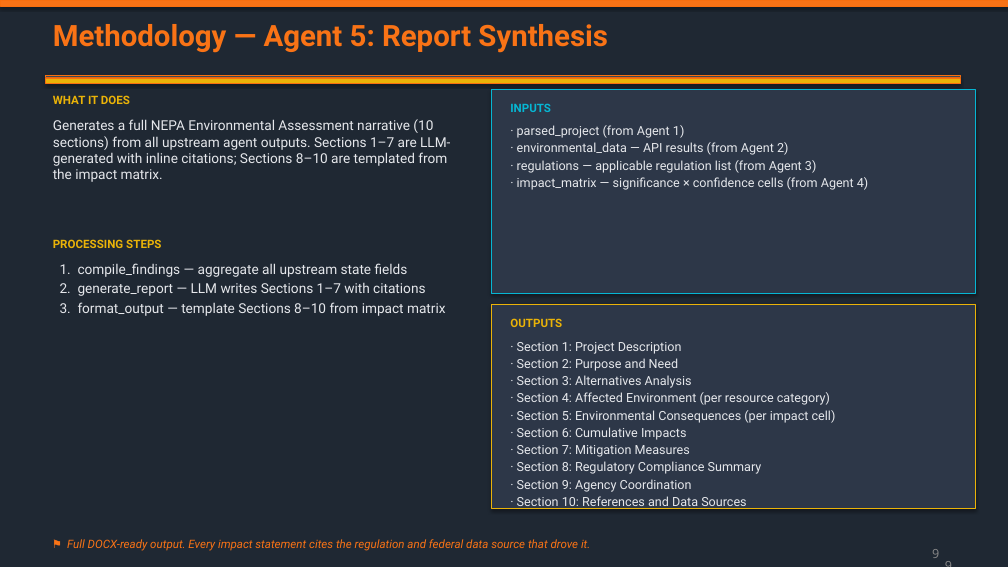
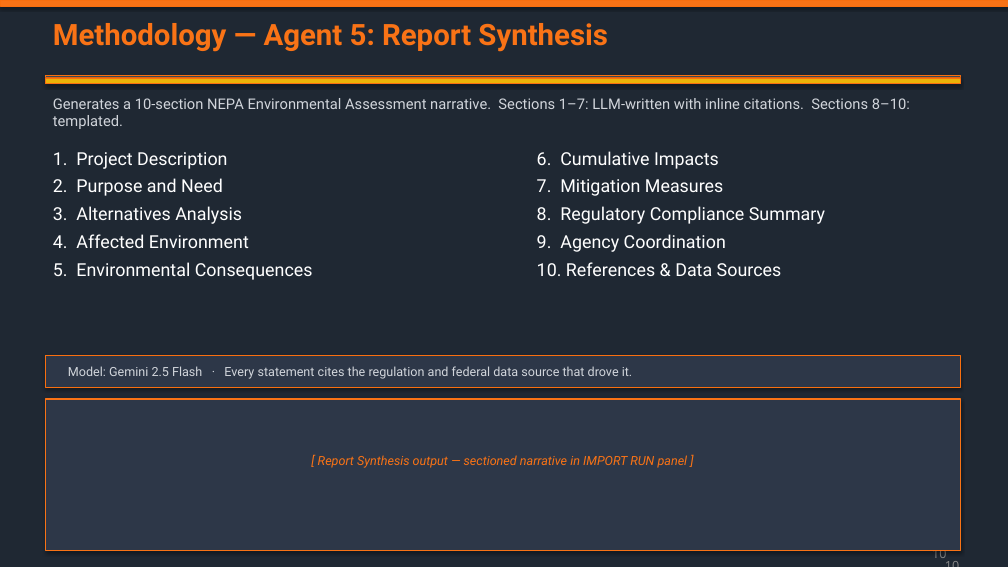
Before and after one commit to sandjman56/hackathon, a slide deck: slide 10 of EIA_Agent_System_Presentation.pptx (slide 9 before the commit). Drawn at 1008x567 pixels with LibreOffice and Linux fonts; fonts in the diff are those of the drawing. Boxes give left, top, right and bottom in pixels: in the first picture for what was removed or moved away, otherwise in the second. Text is boxed around its words. In the diff, an @@ line names an element or a change of style, - is before the commit and + after.

```diff
--- a/EIA_Agent_System_Presentation.pptx
+++ b/EIA_Agent_System_Presentation.pptx
@@ rectangle removed at (492,89,975,293) @@
@@ text at (53,98,910,129): text changed; size 13 to 14 pt; text colour #E5E7EB to #D1D5DB @@
-Generates a full NEPA Environmental Assessment narrative (10 sections) from all upstream agent outputs. Sections 1–7 are LLM-generated with inline citations; Sections 8–10 are templated from the impact matrix.
+Generates a 10-section NEPA Environmental Assessment narrative. Sections 1–7: LLM-written with inline citations. Sections 8–10: templated.
@@ text removed at (53,95,130,104) @@
-WHAT IT DOES
@@ text removed at (510,104,551,112) @@
-INPUTS
@@ text removed at (517,125,868,190) @@
-· parsed_project (from Agent 1)
-· environmental_data — API results (from Agent 2)
-· regulations — applicable regulation list (from Agent 3)
-· impact_matrix — significance × confidence cells (from Agent 4)
@@ text added at (53,152,313,280), 17 pt, text #FFFFFF @@
+1. Project Description
+2. Purpose and Need
+3. Alternatives Analysis
+4. Affected Environment
+5. Environmental Consequences
@@ text at (537,151,825,276): text changed; size 12 to 17 pt; text colour #E5E7EB to #FFFFFF @@
-· Section 1: Project Description
-· Section 2: Purpose and Need
-· Section 3: Alternatives Analysis
-· Section 4: Affected Environment (per resource category)
-· Section 5: Environmental Consequences (per impact cell)
-· Section 6: Cumulative Impacts
-· Section 7: Mitigation Measures
-· Section 8: Regulatory Compliance Summary
-· Section 9: Agency Coordination
-· Section 10: References and Data Sources
+6. Cumulative Impacts
+7. Mitigation Measures
+8. Regulatory Compliance Summary
+9. Agency Coordination
+10. References & Data Sources
@@ text removed at (53,239,161,248) @@
-PROCESSING STEPS
@@ text removed at (60,263,446,316) @@
-1. compile_findings — aggregate all upstream state fields
-2. generate_report — LLM writes Sections 1–7 with citations
-3. format_output — template Sections 8–10 from impact matrix
@@ rectangle removed at (492,305,975,509) @@
@@ text removed at (510,318,562,327) @@
-OUTPUTS
@@ rectangle added at (45,355,960,387), fill #2D3748, outline #F96F10 0.75 pt @@
@@ text at (68,366,632,379): text changed; size 11 to 12 pt; text colour #F97316 to #D1D5DB; italic off @@
-⚑ Full DOCX-ready output. Every impact statement cites the regulation and federal data source that drove it.
+Model: Gemini 2.5 Flash · Every statement cites the regulation and federal data source that drove it.
@@ rectangle added at (45,399,960,551), fill #2D3748, outline #F97316 1.5 pt @@
@@ text added at (318,455,688,468), 12 pt, text #F97316, italic @@
+[ Report Synthesis output — sectioned narrative in IMPORT RUN panel ]
@@ page number at (932,550,946,558): text changed @@
-9
+10
@@ page number at (941,554,964,567): text changed @@
-9
+10
```
Also in this commit, not shown: 11 other slides changed, 4 slides added, 3 slides removed, 1 other file.
